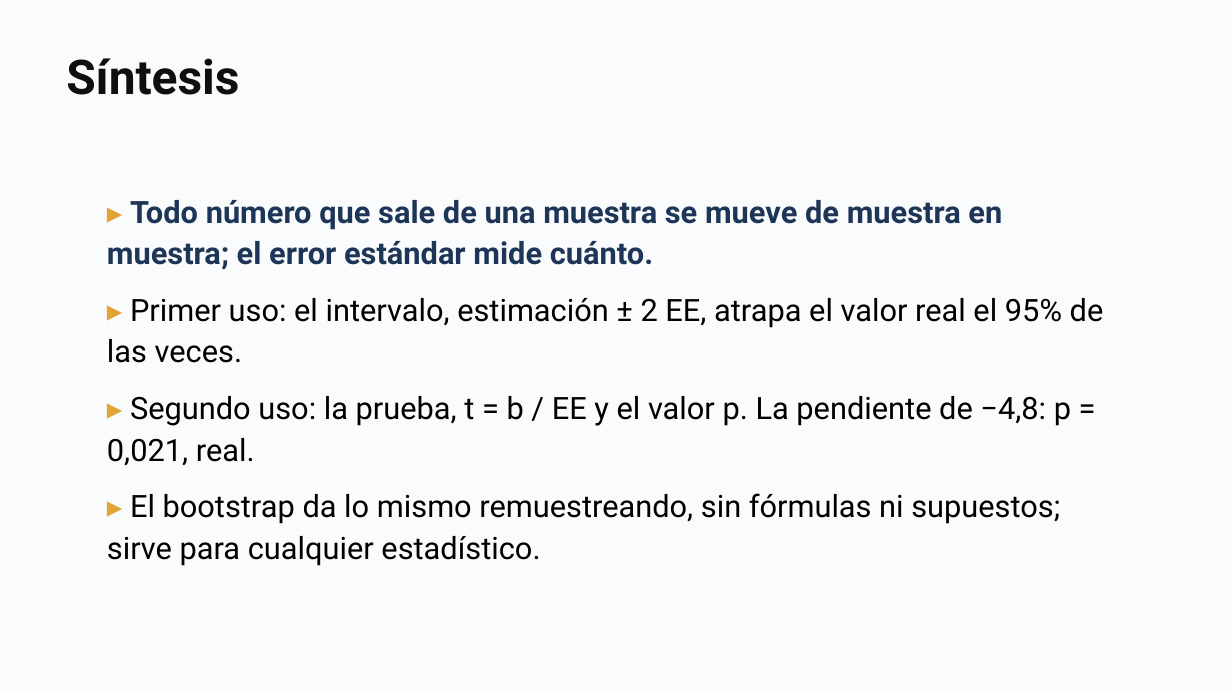
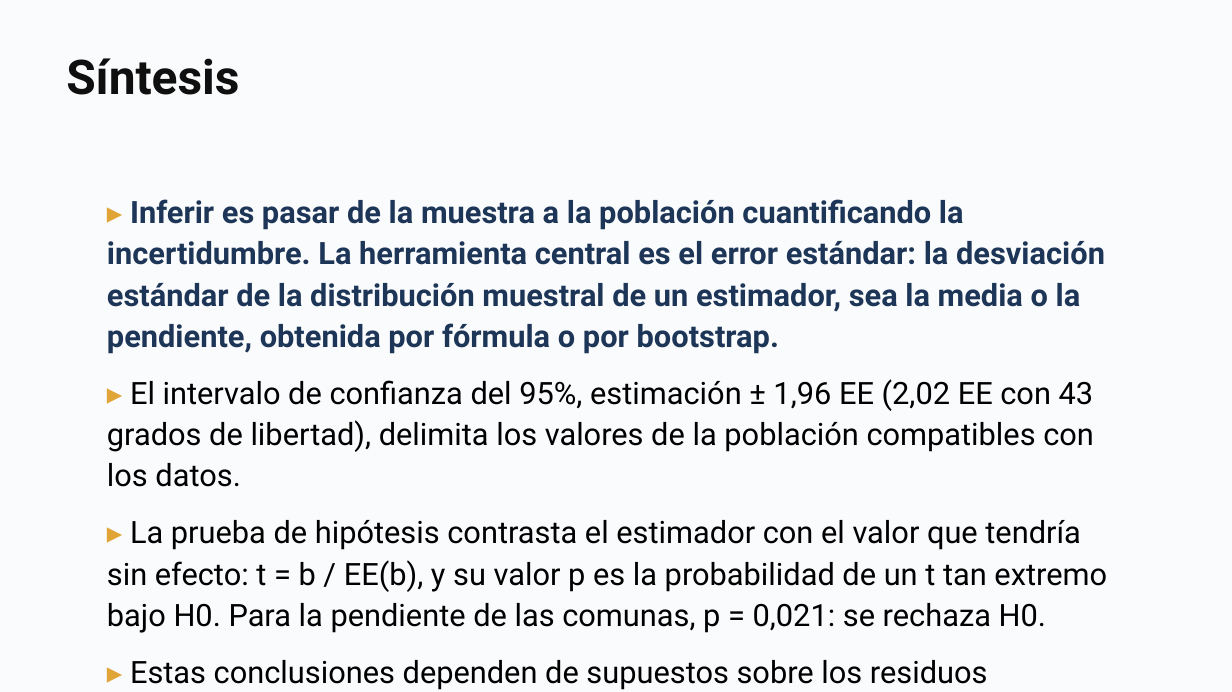
Before and after one commit to daniopitz/diplomado-cdd, a slide deck: slide 46 of presentaciones/clase05_probabilidad_inferencia.pptx. Drawn at 1232x692 pixels with LibreOffice and Linux fonts; fonts in the diff are those of the drawing. Boxes give left, top, right and bottom in pixels: in the first picture for what was removed or moved away, otherwise in the second. Text is boxed around its words. In the diff, an @@ line names an element or a change of style, - is before the commit and + after.

```diff
--- a/presentaciones/clase05_probabilidad_inferencia.pptx
+++ b/presentaciones/clase05_probabilidad_inferencia.pptx
@@ text at (107,199,1107,690): text changed @@
-▸ Todo número que sale de una muestra se mueve de muestra en muestra; el error estándar mide cuánto.
-▸ Primer uso: el intervalo, estimación ± 2 EE, atrapa el valor real el 95% de las veces.
-▸ Segundo uso: la prueba, t = b / EE y el valor p. La pendiente de −4,8: p = 0,021, real.
-▸ El bootstrap da lo mismo remuestreando, sin fórmulas ni supuestos; sirve para cualquier estadístico.
+▸ Inferir es pasar de la muestra a la población cuantificando la incertidumbre. La herramienta central es el error estándar: la desviación estándar de la distribución muestral de un estimador, sea la media o la pendiente, obtenida por fórmula o por bootstrap.
+▸ El intervalo de confianza del 95%, estimación ± 1,96 EE (2,02 EE con 43 grados de libertad), delimita los valores de la población compatibles con los datos.
+▸ La prueba de hipótesis contrasta el estimador con el valor que tendría sin efecto: t = b / EE(b), y su valor p es la probabilidad de un t tan extremo bajo H0. Para la pendiente de las comunas, p = 0,021: se rechaza H0.
+▸ Estas conclusiones dependen de supuestos sobre los residuos (independencia, varianza constante y, con pocos datos, normalidad), y no informan del tamaño del efecto ni de causalidad.
```
Also in this commit, not shown: 1 other slide changed, 1 slide added, 1 slide removed, 8 other files.
